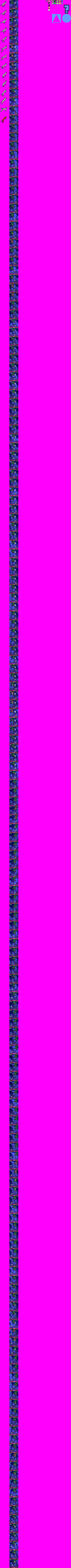
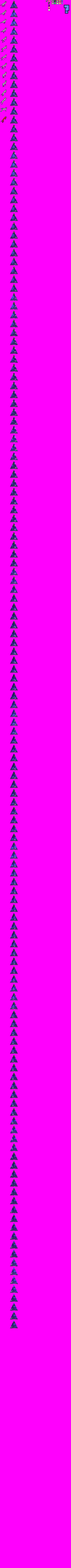
Layer changes from the first 71 × 1568 image to the second:
painted on "start_previewdj" over [9, 0, 19, 1568]
renamed "start_preview_mask" to "_start_preview_mask2", hid it, moved it above "_start_preview_mask1" over [51, 13, 61, 23]
renamed "_start_preview_mask" to "_start_preview_mask1", hid it, moved it above "start_good" over [62, 13, 71, 23]
